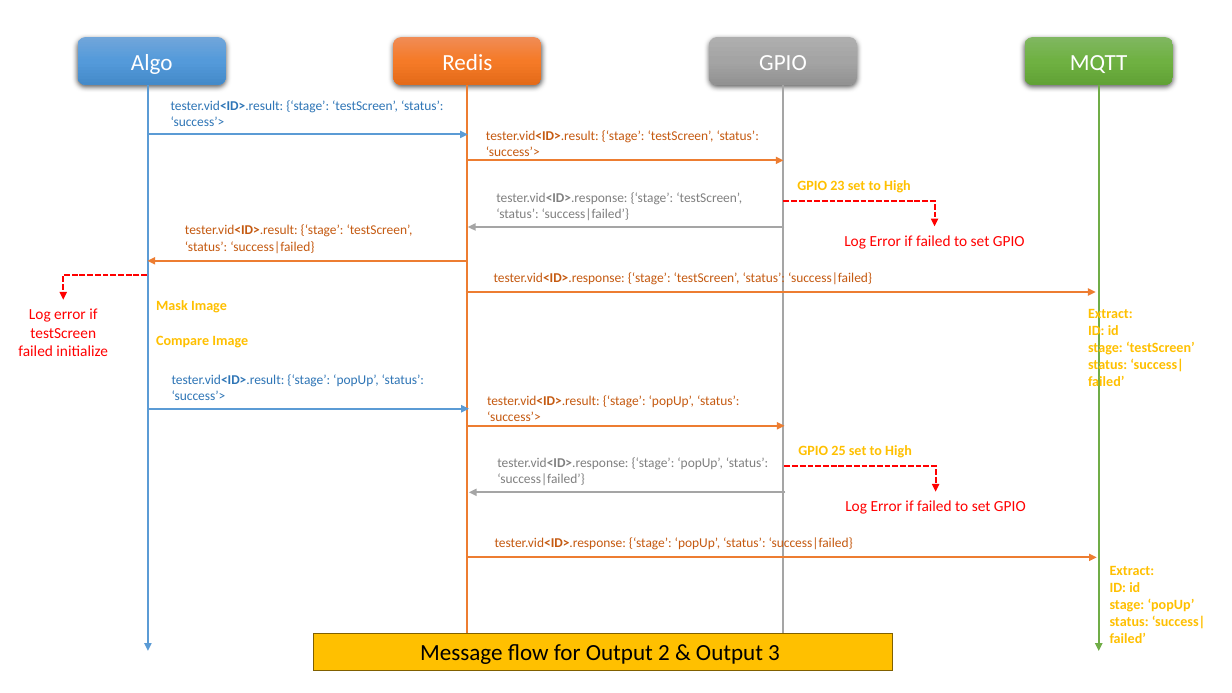
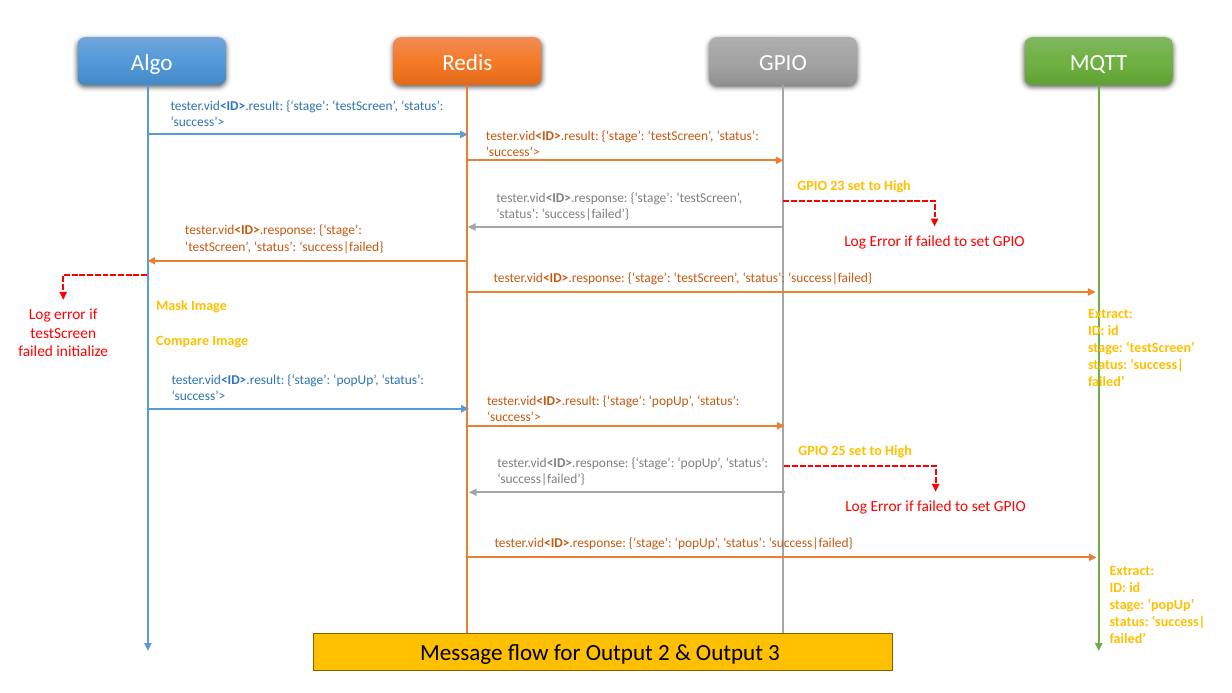
Before and after one commit to chengks99/testerSoftware, a slide deck: slide 5 of documents/SystemFlow.pptx. Drawn at 1232x693 pixels with LibreOffice and Linux fonts; fonts in the diff are those of the drawing. Boxes give left, top, right and bottom in pixels: in the first picture for what was removed or moved away, otherwise in the second. Text is boxed around its words. In the diff, an @@ line names an element or a change of style, - is before the commit and + after.

```diff
--- a/documents/SystemFlow.pptx
+++ b/documents/SystemFlow.pptx
@@ text at (185,224,383,253): text changed @@
-tester.vid<ID>.result: {‘stage’: ‘testScreen’, ‘status’: ‘success|failed}
+tester.vid<ID>.response: {‘stage’: ‘testScreen’, ‘status’: ‘success|failed}
```
Also in this commit, not shown: 1 other slide changed.
